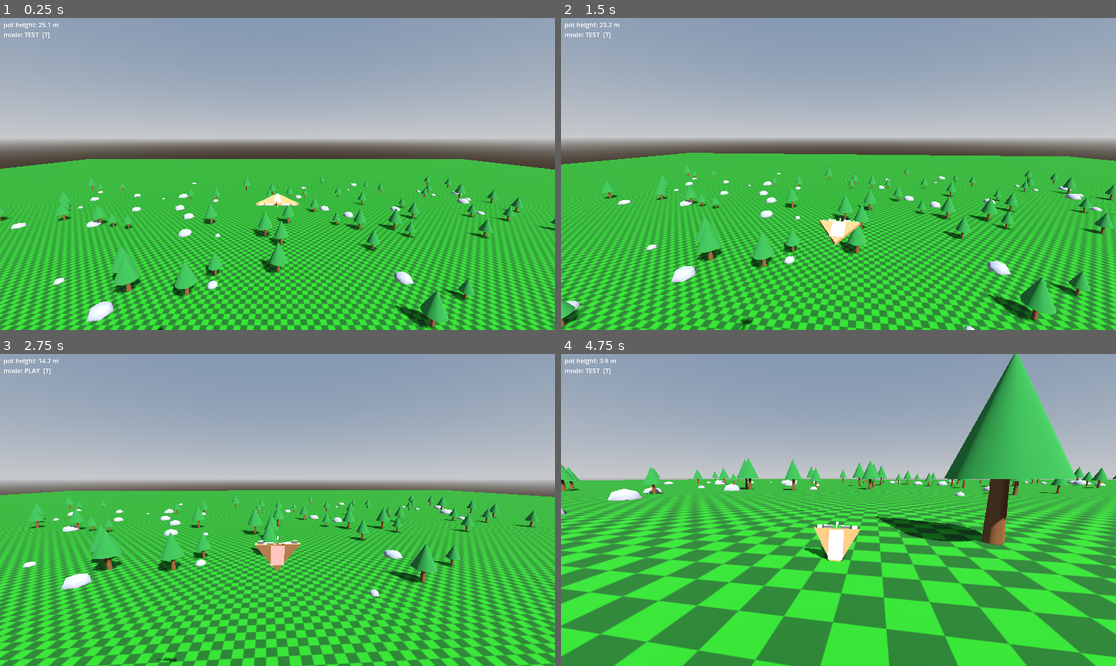
Above: before the commit, frames 1-4 (two rows, left to right).
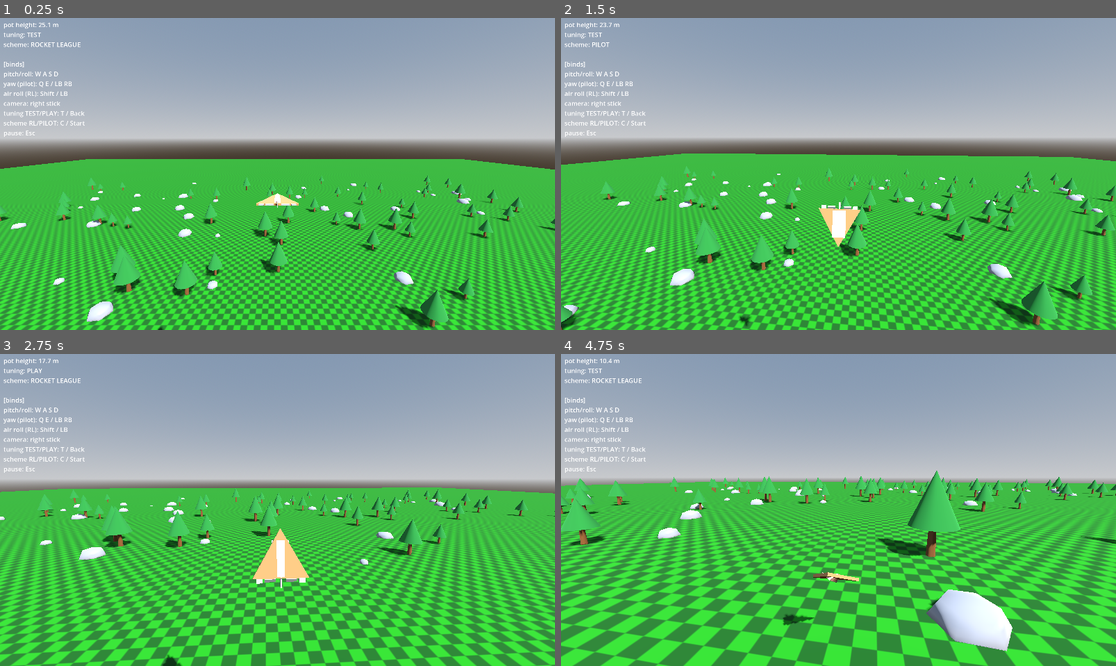
Above: after the commit, the same moments.

Repository: westonkelliher/glider
Game: Godot game, scene res://scenes/main.tscn
Two runs of this game, one before a commit and one after it. Both use one fixed random seed, a clock stepped at 60 frames per second and the inputs below.
Inputs (mouse positions are in pixels of both pictures, inside the frame that each line leads up to):
- Up to frame 1 (0.25 s): no input
- Up to frame 2 (1.5 s): tap Enter at 0.5 s; move the mouse to (866, 174) at 0.52 s; hold C (toggle_scheme) 0.53-1.28 s; hold W (move_forward) from 0.53 s (still down); tap T (toggle_tuning) at 0.8, 1.35 s; move the mouse to (810, 174) at 1.27 s
- Up to frame 3 (2.75 s): keep holding W (move_forward); tap C (toggle_scheme) at 1.55 s; move the mouse to (288, 503) at 2.02 s; hold Shift (air_roll) from 2.03 s (still down); tap T (toggle_tuning) at 2.3 s
- Up to frame 4 (4.75 s): keep holding W (move_forward); move the mouse to (832, 516) at 2.77 s; release Shift (air_roll) at 2.78 s; tap C (toggle_scheme) at 2.85, 4.35 s; move the mouse to (877, 513) at 3.52 s; hold T (toggle_tuning) 3.53-4.28 s; move the mouse to (794, 506) at 4.27 s

The runs differ from the first frame. In frame 1, 0.6% of the frame differs, in the area x 0-16%, y 4-39%; in frame 2, 26%; in frame 3, 32%; in frame 4, 43%, in the area x 0-100%, y 0-100%.

Commit message:
Reapply scheme/tuning toggles + HUD binds onto refactor; implement interstep
Co-Authored-By: Claude Opus 4.8 <noreply@anthropic.com>

Diff:
--- a/scripts/flight_tuning.gd
+++ b/scripts/flight_tuning.gd
@@ -8,11 +8,12 @@
 
 ## Ailerons — how fast a surface eases toward target (1/s) and craft turn
 ## authority per unit of deflection.
-@export var ail_pitch_speed := 7.0
-@export var ail_roll_speed := 5.0
-@export var ail_yaw_speed := 7.0
-@export var pitch_mult := 3.5
-@export var roll_mult := 5.0
+@export var ail_pitch_speed := 2.0
+@export var ail_roll_speed := 2.0
+@export var ail_yaw_speed := 1.5
+#
+@export var pitch_mult := 2.5
+@export var roll_mult := 3.0
 @export var yaw_mult := 2.0
 
 ## Pot-height energy model.
--- a/scripts/glider_body.gd
+++ b/scripts/glider_body.gd
@@ -58,10 +58,13 @@
 
 
 func _unhandled_input(event: InputEvent) -> void:
-	# T toggles TEST <-> PLAY tuning live.
-	if event is InputEventKey and event.pressed and not event.echo \
-			and event.keycode == KEY_T:
+	# T / Back toggles TEST <-> PLAY tuning live.
+	if event.is_action_pressed("toggle_tuning"):
 		toggle_tuning()
+		_menu.refresh_labels()
+	# C / Start toggles RL <-> PILOT control scheme live.
+	elif event.is_action_pressed("toggle_scheme"):
+		toggle_control()
 		_menu.refresh_labels()
 
 
@@ -107,7 +110,7 @@
 	## velocity
 	velocity = new_velocity
 
-	_hud.set_readout(pot_height, tuning.display_name)
+	_hud.set_readout(pot_height, tuning.display_name, GliderInput.name_of(control_scheme))
 	move_and_slide()
 
 
@@ -126,3 +129,12 @@
 	$Ailerons/LRoll.rotation.x = ail_roll * SURFACE_DEFLECT    # ailerons deflect
 	$Ailerons/RRoll.rotation.x = ail_roll * -SURFACE_DEFLECT   # oppositely
 	$Ailerons/Yaw.rotation.z = ail_yaw * SURFACE_DEFLECT       # rudder
+
+
+## Smoothstep-interpolate: val1 below thresh1, val2 above thresh2, smooth between.
+## Order-agnostic — pass thresholds in either order.
+static func interstep(thresh1: float, val1: float, thresh2: float, val2: float, variable: float) -> float:
+	if thresh1 > thresh2:
+		var t := thresh1; thresh1 = thresh2; thresh2 = t
+		var v := val1; val1 = val2; val2 = v
+	return lerpf(val1, val2, smoothstep(thresh1, thresh2, variable))
--- a/scripts/hud.gd
+++ b/scripts/hud.gd
@@ -1,6 +1,15 @@
 extends CanvasLayer
 ## Top-left flight readout. Built in code so no scene edit is needed; the glider
 ## owns one of these and pushes values to it each physics frame via set_readout().
+
+const BINDS := "[binds]\n" \
+	+ "pitch/roll: W A S D\n" \
+	+ "yaw (pilot): Q E / LB RB\n" \
+	+ "air roll (RL): Shift / LB\n" \
+	+ "camera: right stick\n" \
+	+ "tuning TEST/PLAY: T / Back\n" \
+	+ "scheme RL/PILOT: C / Start\n" \
+	+ "pause: Esc"
 
 var _pot_label: Label
 
@@ -12,5 +21,6 @@
 	add_child(_pot_label)
 
 
-func set_readout(pot_height: float, mode_name: String) -> void:
-	_pot_label.text = "pot height: %.1f m\nmode: %s  [T]" % [pot_height, mode_name]
+func set_readout(pot_height: float, tuning_name: String, scheme_name: String) -> void:
+	_pot_label.text = "pot height: %.1f m\ntuning: %s\nscheme: %s\n\n%s" \
+		% [pot_height, tuning_name, scheme_name, BINDS]
Not shown, added: responses/glider-refactor.md
